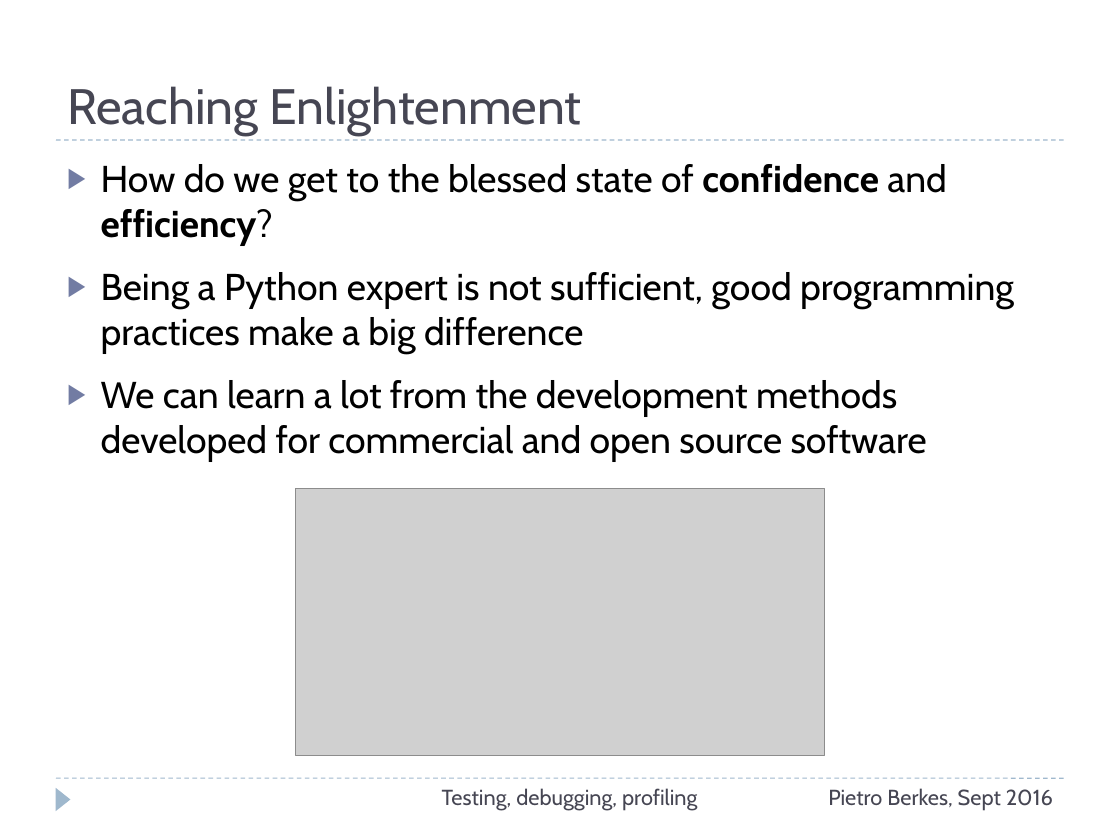
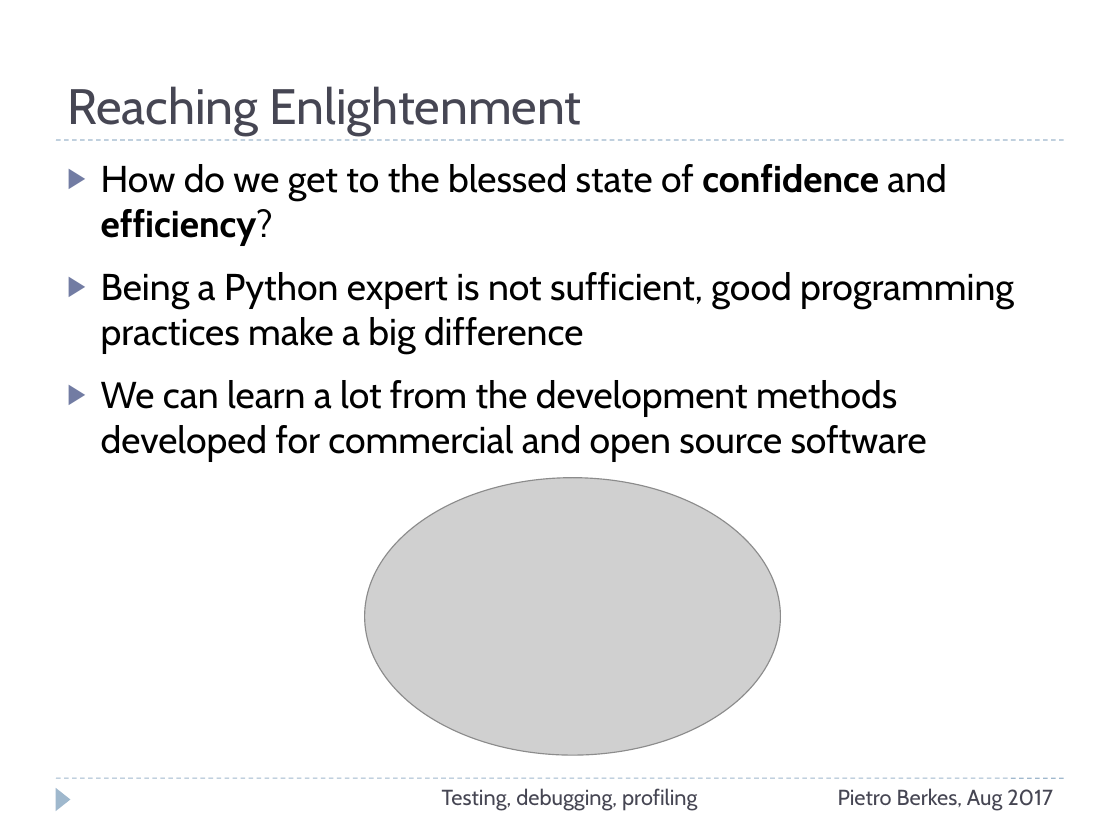
Before and after one commit to ASPP/testing_debugging_profiling, a slide deck: slide 3 of testing-debugging-profiling.pptx. Drawn at 1120x840 pixels with LibreOffice and Linux fonts; fonts in the diff are those of the drawing; grey boxes stand for pictures. Boxes give left, top, right and bottom in pixels: in the first picture for what was removed or moved away, otherwise in the second. Text is boxed around its words. In the diff, an @@ line names an element or a change of style, - is before the commit and + after.

```diff
--- a/testing-debugging-profiling.pptx
+++ b/testing-debugging-profiling.pptx
@@ picture: place and size @@
-picture at box(296, 488, 824, 755)
+picture at box(365, 478, 781, 756)
@@ text at box(838, 788, 1053, 811): text changed @@
-Pietro Berkes, Sept 2016
+Pietro Berkes, Aug 2017
```
Also in this commit, not shown: 79 other slides changed, 2 slides added, 1 slide removed, 1 other file.
